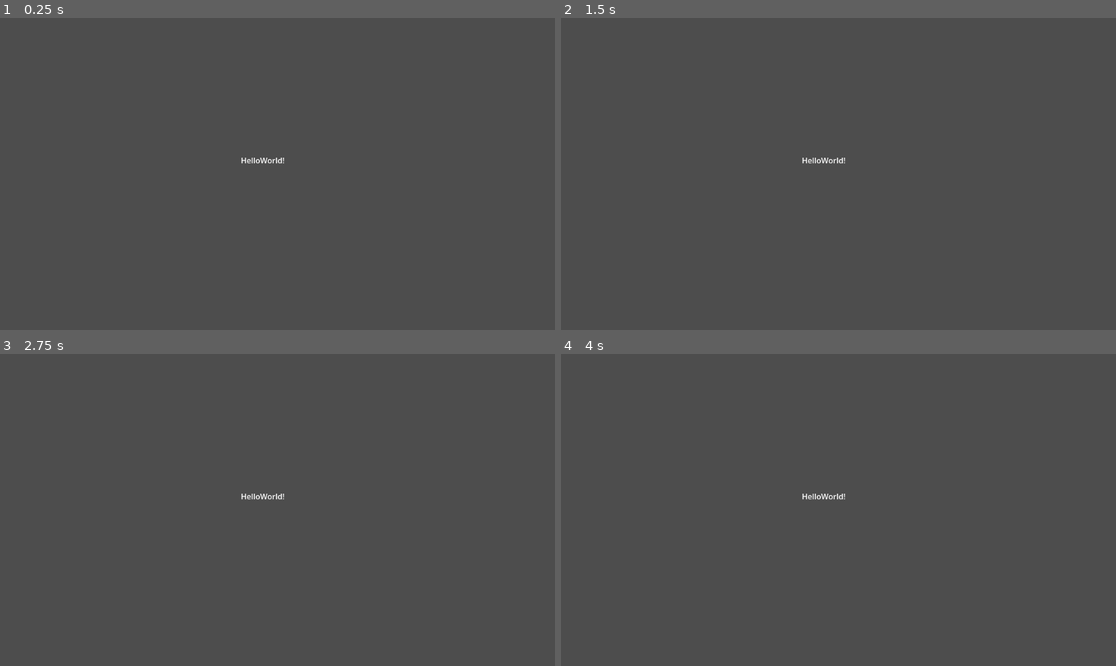
Above: before the commit, frames 1-4 (two rows, left to right).
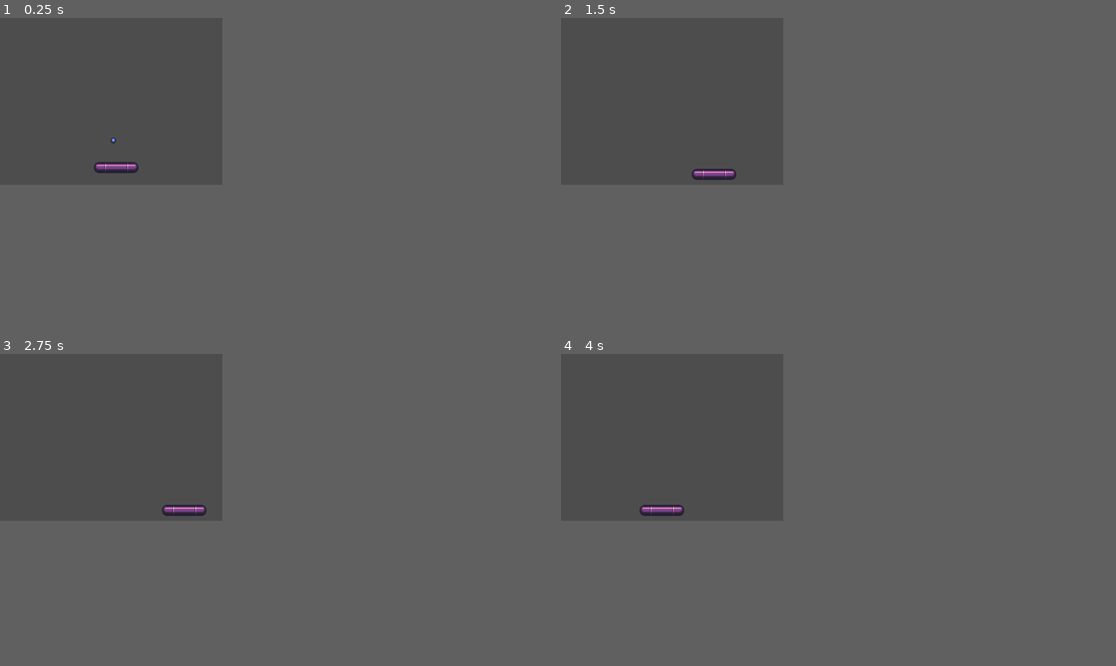
Above: after the commit, the same moments.

Repository: SamSamKDBX/casse-brique
Game: Godot game, scene res://main.tscn
The game is run twice, just before and just after one commit, with the same random seed, the same clock (stepped at 60 frames per second) and the same inputs.
Inputs:
- Up to frame 1 (0.25 s): no input
- Up to frame 2 (1.5 s): hold Right (p1_right, bound only after the commit) 0.53-1.28 s; tap Enter at 1.25 s; hold Left (p1_left, bound only after the commit) from 1.28 s (still down)
- Up to frame 3 (2.75 s): release Left (p1_left, bound only after the commit) at 2.03 s; hold Right (p1_right, bound only after the commit) from 2.03 s (still down)
- Up to frame 4 (4 s): tap Space at 3.5 s; release Right (p1_right, bound only after the commit) at 3.53 s; hold Left (p1_left, bound only after the commit) from 3.53 s (still down)
In our replay, the window is 799x449 before the commit and 320x240 after it. These sizes can differ from the game's own. Grey fills any space a smaller window leaves; there, only what the larger window draws over its background counts as a difference.

The runs differ from the first frame. In frame 1, 0.4% of the frame differs, in the area x 16-52%, y 38-50%; in frame 2, 0.4%; in frame 3, 0.4%; in frame 4, 0.4%.

Commit message:
adding raquette and ball

Diff:
--- /dev/null
+++ b/assets/ball/ball.tscn
@@ -0,0 +1,21 @@
+[gd_scene format=3 uid="uid://ql1elojd68dt"]
+
+[ext_resource type="Texture2D" uid="uid://l2u1rgwcproc" path="res://assets/sprites/breakout_pieces.png" id="1_0hqb1"]
+[ext_resource type="Script" uid="uid://8fk5nvolos1m" path="res://assets/ball/contol_ball.gd" id="2_in8lq"]
+
+[sub_resource type="CircleShape2D" id="CircleShape2D_0hqb1"]
+radius = 5.0
+
+[node name="Ball" type="RigidBody2D" unique_id=1449724660]
+
+[node name="Contol Ball" type="Node" parent="." unique_id=925254034 node_paths=PackedStringArray("body")]
+script = ExtResource("2_in8lq")
+body = NodePath("..")
+
+[node name="CollisionShape2D" type="CollisionShape2D" parent="." unique_id=327762541]
+shape = SubResource("CircleShape2D_0hqb1")
+
+[node name="Sprite2D" type="Sprite2D" parent="." unique_id=564795763]
+texture = ExtResource("1_0hqb1")
+region_enabled = true
+region_rect = Rect2(47.25554, 135.28682, 9.236004, 9.810989)
--- /dev/null
+++ b/assets/ball/contol_ball.gd
@@ -0,0 +1,8 @@
+extends Node
+
+@export var speed: float = 300
+@export var body: RigidBody2D
+var force: Vector2 = Vector2.DOWN
+
+func _physics_process(delta: float) -> void:
+	body.add_constant_central_force(force)
--- /dev/null
+++ b/assets/raquette/raquette.tscn
@@ -0,0 +1,19 @@
+[gd_scene format=3 uid="uid://bm3qgfl2tamaf"]
+
+[ext_resource type="Texture2D" uid="uid://s02ligkcbfc4" path="res://assets/raquette/skin_raquette_a.tres" id="1_x1e65"]
+[ext_resource type="Script" uid="uid://cjput2imsdeti" path="res://control_joueur.gd" id="2_k3jxx"]
+
+[sub_resource type="RectangleShape2D" id="RectangleShape2D_k3jxx"]
+size = Vector2(66, 16)
+
+[node name="Raquette" type="CharacterBody2D" unique_id=1863617758]
+
+[node name="Control Joueur" type="Node" parent="." unique_id=949817635 node_paths=PackedStringArray("body")]
+script = ExtResource("2_k3jxx")
+body = NodePath("..")
+
+[node name="CollisionShape2D" type="CollisionShape2D" parent="." unique_id=689000491]
+shape = SubResource("RectangleShape2D_k3jxx")
+
+[node name="Sprite2D" type="Sprite2D" parent="." unique_id=159403531]
+texture = ExtResource("1_x1e65")
--- /dev/null
+++ b/assets/raquette/skin_raquette_a.tres
@@ -0,0 +1,7 @@
+[gd_resource type="AtlasTexture" format=3 uid="uid://s02ligkcbfc4"]
+
+[ext_resource type="Texture2D" uid="uid://l2u1rgwcproc" path="res://assets/sprites/breakout_pieces.png" id="1_nmjjq"]
+
+[resource]
+atlas = ExtResource("1_nmjjq")
+region = Rect2(114.73268, 70.21811, 66.96713, 19.243431)
--- /dev/null
+++ b/control_joueur.gd
@@ -0,0 +1,14 @@
+extends Node
+
+@export var speed: float = 300.0
+@export var margin_screen: float = 40
+@export var body: CharacterBody2D
+
+func _physics_process(delta: float) -> void:
+	body.velocity.y = 0
+	body.velocity.x = Input.get_axis("p1_left", "p1_right") * speed
+	body.move_and_slide()
+
+	var viewport_width = body.get_viewport_rect().size.x
+	body.position.x = clamp(body.position.x, margin_screen, viewport_width - margin_screen)
+	print(body.position)
--- a/main.tscn
+++ b/main.tscn
@@ -1,10 +1,12 @@
 [gd_scene format=3 uid="uid://b280vf1xf42rq"]
 
-[node name="Node2D" type="Node2D" unique_id=2064868903]
+[ext_resource type="PackedScene" uid="uid://bm3qgfl2tamaf" path="res://assets/raquette/raquette.tscn" id="1_ig7tw"]
+[ext_resource type="PackedScene" uid="uid://ql1elojd68dt" path="res://assets/ball/ball.tscn" id="2_0xm2m"]
 
-[node name="Label" type="Label" parent="." unique_id=335609011]
-offset_left = 500.0
-offset_top = 284.0
-offset_right = 591.0
-offset_bottom = 307.0
-text = "HelloWorld!"
+[node name="Main" type="Node2D" unique_id=2064868903]
+
+[node name="Raquette" parent="." unique_id=1863617758 instance=ExtResource("1_ig7tw")]
+position = Vector2(167, 215)
+
+[node name="Ball" parent="." unique_id=1449724660 instance=ExtResource("2_0xm2m")]
+position = Vector2(163, 148)
--- a/project.godot
+++ b/project.godot
@@ -15,6 +15,30 @@
 config/features=PackedStringArray("4.6", "GL Compatibility")
 config/icon="res://icon.svg"
 
+[display]
+
+window/size/viewport_width=320
+window/size/viewport_height=240
+window/stretch/scale_mode="integer"
+
+[input]
+
+p1_left={
+"deadzone": 0.2,
+"events": [Object(InputEventKey,"resource_local_to_scene":false,"resource_name":"","device":-1,"window_id":0,"alt_pressed":false,"shift_pressed":false,"ctrl_pressed":false,"meta_pressed":false,"pressed":false,"keycode":0,"physical_keycode":4194319,"key_label":0,"unicode":0,"location":0,"echo":false,"script":null)
+]
+}
+p1_right={
+"deadzone": 0.2,
+"events": [Object(InputEventKey,"resource_local_to_scene":false,"resource_name":"","device":-1,"window_id":0,"alt_pressed":false,"shift_pressed":false,"ctrl_pressed":false,"meta_pressed":false,"pressed":false,"keycode":0,"physical_keycode":4194321,"key_label":0,"unicode":0,"location":0,"echo":false,"script":null)
+]
+}
+p1_action={
+"deadzone": 0.2,
+"events": [Object(InputEventKey,"resource_local_to_scene":false,"resource_name":"","device":-1,"window_id":0,"alt_pressed":false,"shift_pressed":false,"ctrl_pressed":false,"meta_pressed":false,"pressed":false,"keycode":0,"physical_keycode":4194320,"key_label":0,"unicode":0,"location":0,"echo":false,"script":null)
+]
+}
+
 [physics]
 
 3d/physics_engine="Jolt Physics"
Not shown, added: assets/ball/contol_ball.gd.uid
Not shown, added: assets/sounds/actions/INFO.txt
Not shown, added: control_joueur.gd.uid
Not shown, changed: export_presets.cfg
